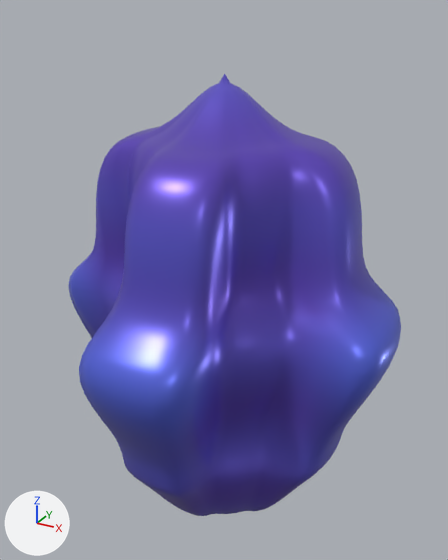
The glTF model Assets/Resources/Models3D/cf_01_mystic_mage.glb: old version first, new version second.
Camera for both pictures: a camera (50 mm lens) standing at (1.11, -2.02, 1.17) and looking at (-0.03, 0.05, 0.14). Arrows for +X, +Y and +Z are at lower left; the lights stay in place. The older version comes first.

The older version as bpy lines, for what is in view:
```python
me_hi3d_cf_01_mystic_mage_manifoldmesh = bpy.data.meshes.new('Hi3D_cf_01_mystic_mage_ManifoldMesh')
me_hi3d_cf_01_mystic_mage_manifoldmesh.from_pydata(...)  # 4034 vertices, 8064 faces; spans x -0.7..0.7, y -0.72..0.72, z -0.88..0.96
me_hi3d_cf_01_mystic_mage_manifoldmesh.materials.append(mat_hi3d_cf_01_mystic_mage_pbrdelighted)
ob_hi3d_cf_01_mystic_mage_watertightnode = bpy.data.objects.new('Hi3D_cf_01_mystic_mage_WatertightNode', me_hi3d_cf_01_mystic_mage_manifoldmesh)
ob_hi3d_cf_01_mystic_mage_watertightnode.location = (0.0, 0.0, 0.0)
```
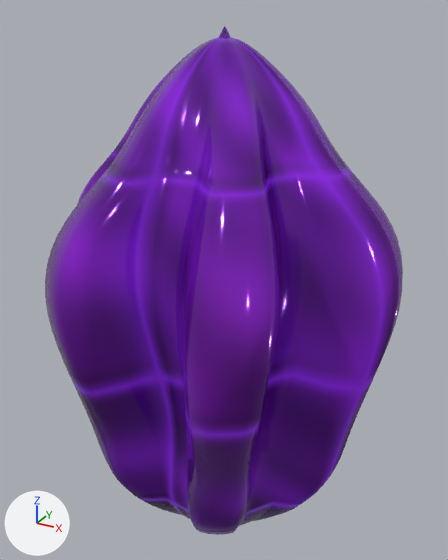
Boxes [x1, y1, x2, y2] around the edits, measured in the pictures (448 x 560 px; the box of a moved part takes in the faces that stretch with it):
'Hi3D_cf_01_mystic_mage_WatertightNode', recoloured, reshaped (7% wider, 15% taller): before [68, 74, 401, 516]; after [45, 26, 403, 535]
part 1 of me_hi3d_cf_01_mystic_mage_manifoldmesh, moved or reshaped: before [68, 74, 401, 516]; after [45, 26, 403, 535]
part 2 of me_hi3d_cf_01_mystic_mage_manifoldmesh, recoloured: before [68, 74, 369, 516]; after [45, 26, 333, 535]
part 3 of me_hi3d_cf_01_mystic_mage_manifoldmesh, recoloured: before [68, 128, 401, 516]; after [45, 108, 403, 525]

Patch to the scene script:
```diff
--- a/Assets/Resources/Models3D/cf_01_mystic_mage.glb.py
+++ b/Assets/Resources/Models3D/cf_01_mystic_mage.glb.py
@@ img_cf_01_mystic_mage_metallicroughness @@
+img_cf_01_mystic_mage_metallicroughness = load_image('cf_01_mystic_mage_MetallicRoughness', '_unpacked/cf_01_mystic_mage_MetallicRoughness', 64, 64, 'Non-Color')
@@ img_cf_01_mystic_mage_normal @@
+img_cf_01_mystic_mage_normal = load_image('cf_01_mystic_mage_Normal', '_unpacked/cf_01_mystic_mage_Normal', 64, 64, 'Non-Color')
@@ img_cf_01_mystic_mage_emissive @@
+img_cf_01_mystic_mage_emissive = load_image('cf_01_mystic_mage_Emissive', '_unpacked/cf_01_mystic_mage_Emissive', 64, 64, 'sRGB')
@@ img_cf_01_mystic_mage_basecolor @@
+img_cf_01_mystic_mage_basecolor = load_image('cf_01_mystic_mage_BaseColor', '_unpacked/cf_01_mystic_mage_BaseColor', 64, 64, 'sRGB')
@@ mat_cardcraft_cf_01_mystic_mage_pbrdelighted @@
+mat_cardcraft_cf_01_mystic_mage_pbrdelighted = bpy.data.materials.new('CardCraft_cf_01_mystic_mage_PBRDelighted')
+# colours: purple #b37ed5, purple #dca0f8, mixed with the vertex colours
+# uses the picture img_cf_01_mystic_mage_basecolor
+# uses the picture img_cf_01_mystic_mage_emissive
+# uses the picture img_cf_01_mystic_mage_metallicroughness
+# uses the picture img_cf_01_mystic_mage_normal
@@ me_hi3d_cf_01_mystic_mage_manifoldmesh @@
 # used by ob_hi3d_cf_01_mystic_mage_watertightnode; location = (0.0, 0.0, 0.0)
-me_hi3d_cf_01_mystic_mage_manifoldmesh.from_pydata(...)  # 4034 vertices, 8064 faces; spans x -0.7..0.7, y -0.72..0.72, z -0.88..0.96
-me_hi3d_cf_01_mystic_mage_manifoldmesh.materials.append(mat_hi3d_cf_01_mystic_mage_pbrdelighted)
+me_hi3d_cf_01_mystic_mage_manifoldmesh.from_pydata(...)  # 4034 vertices, 8064 faces; spans x -0.69..0.69, y -0.67..0.67, z -1.11..1.11
+# me_hi3d_cf_01_mystic_mage_manifoldmesh part 1: 4030 of 4034 vertices moved; they spanned x -0.7..0.7, y -0.72..0.72, z -0.88..0.96 and now span x -0.69..0.69, y -0.67..0.67, z -1.11..1.11; mean shift (0.0, 0.0, 0.0); largest move (-0.17, -0.3, 0.23) -> (-0.34, -0.61, 0.36)
+# me_hi3d_cf_01_mystic_mage_manifoldmesh part 2: 3566 faces centred in x -0.63..0.63, y -0.71..0.71, z -0.8..0.94 are repainted in the vertex colours; the middle colour goes from blue #9597d4 to purple #d69ee2
+# me_hi3d_cf_01_mystic_mage_manifoldmesh part 3: 4498 faces centred in x -0.7..0.7, y -0.72..0.72, z -0.88..0.74 are repainted in the vertex colours; the middle colour goes from blue #95a5de to pink #daa1e2
+me_hi3d_cf_01_mystic_mage_manifoldmesh.materials.append(mat_cardcraft_cf_01_mystic_mage_pbrdelighted)
```
